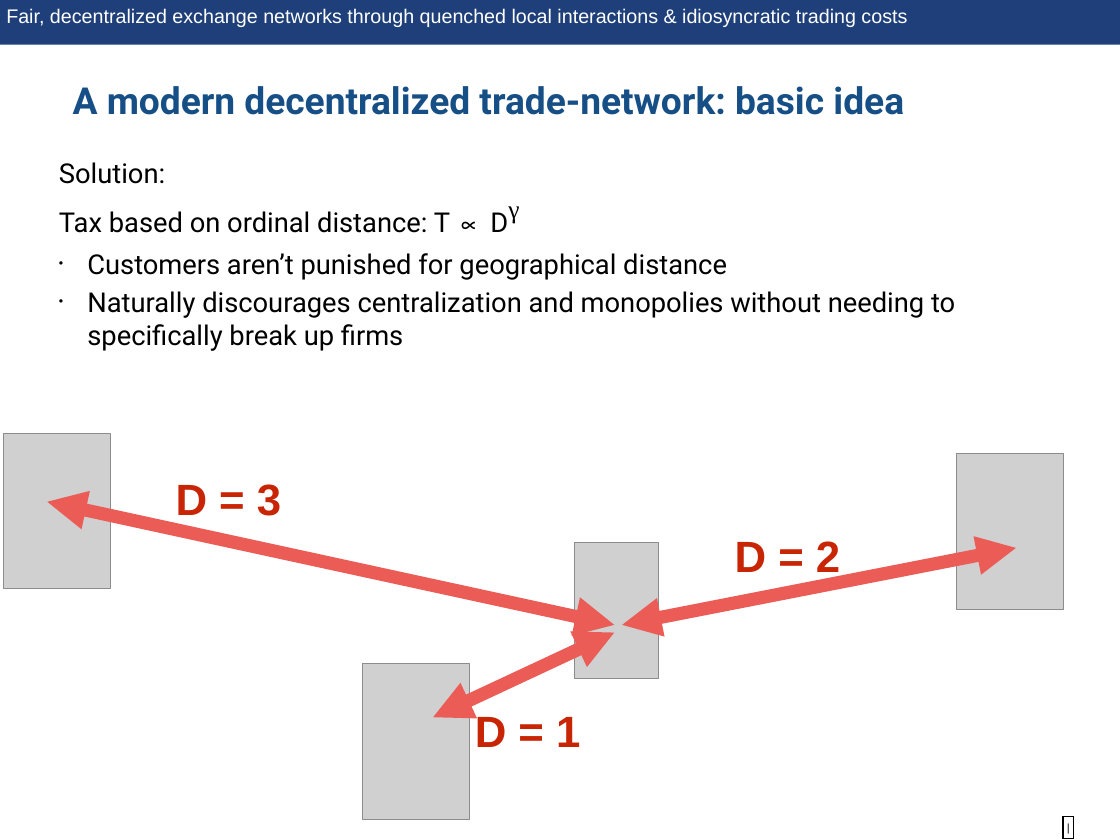
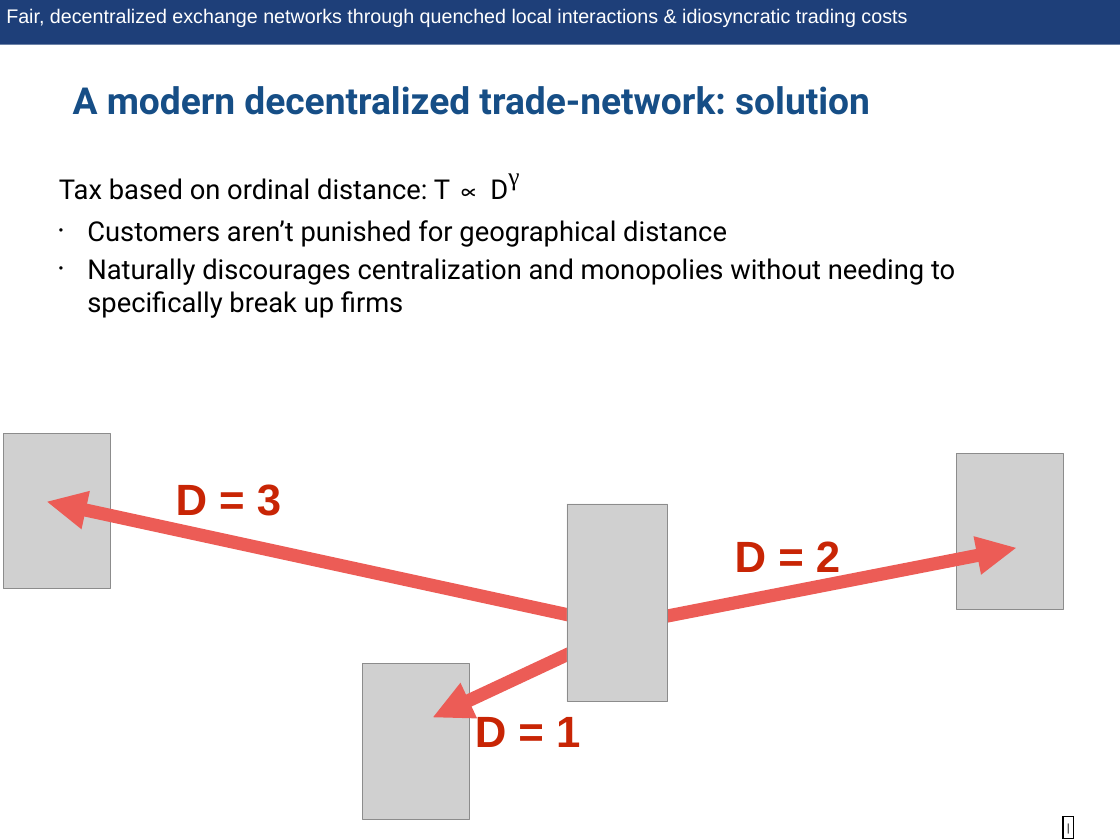
Before and after one commit to nate9799/KrepsScheinkmanModel, a slide deck: slide 5 of writing/talk/decentralization_tax_presentation.pptx. Drawn at 1120x840 pixels with LibreOffice and Linux fonts; fonts in the diff are those of the drawing; grey boxes stand for pictures; background and template pictures are left out. Boxes give left, top, right and bottom in pixels: in the first picture for what was removed or moved away, otherwise in the second. Text is boxed around its words. In the diff, an @@ line names an element or a change of style, - is before the commit and + after.

```diff
--- a/writing/talk/decentralization_tax_presentation.pptx
+++ b/writing/talk/decentralization_tax_presentation.pptx
@@ text at (x1=73, y1=86, x2=870, y2=115): text changed @@
-A modern decentralized trade-network: basic idea
+A modern decentralized trade-network: solution
@@ text at (x1=59, y1=162, x2=165, y2=184): paragraph removed @@
-Solution:
@@ picture resized from (x1=575, y1=543, x2=658, y2=679) to (x1=567, y1=504, x2=668, y2=702) @@
```
Also in this commit, not shown: 4 other slides changed, 4 slides added, 1 slide removed, 50 other files.
